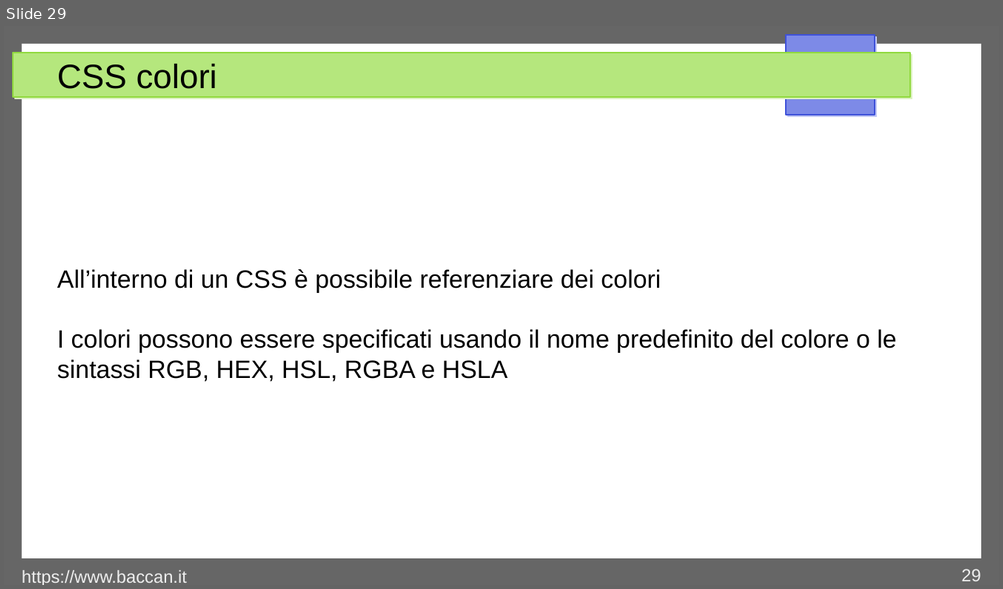
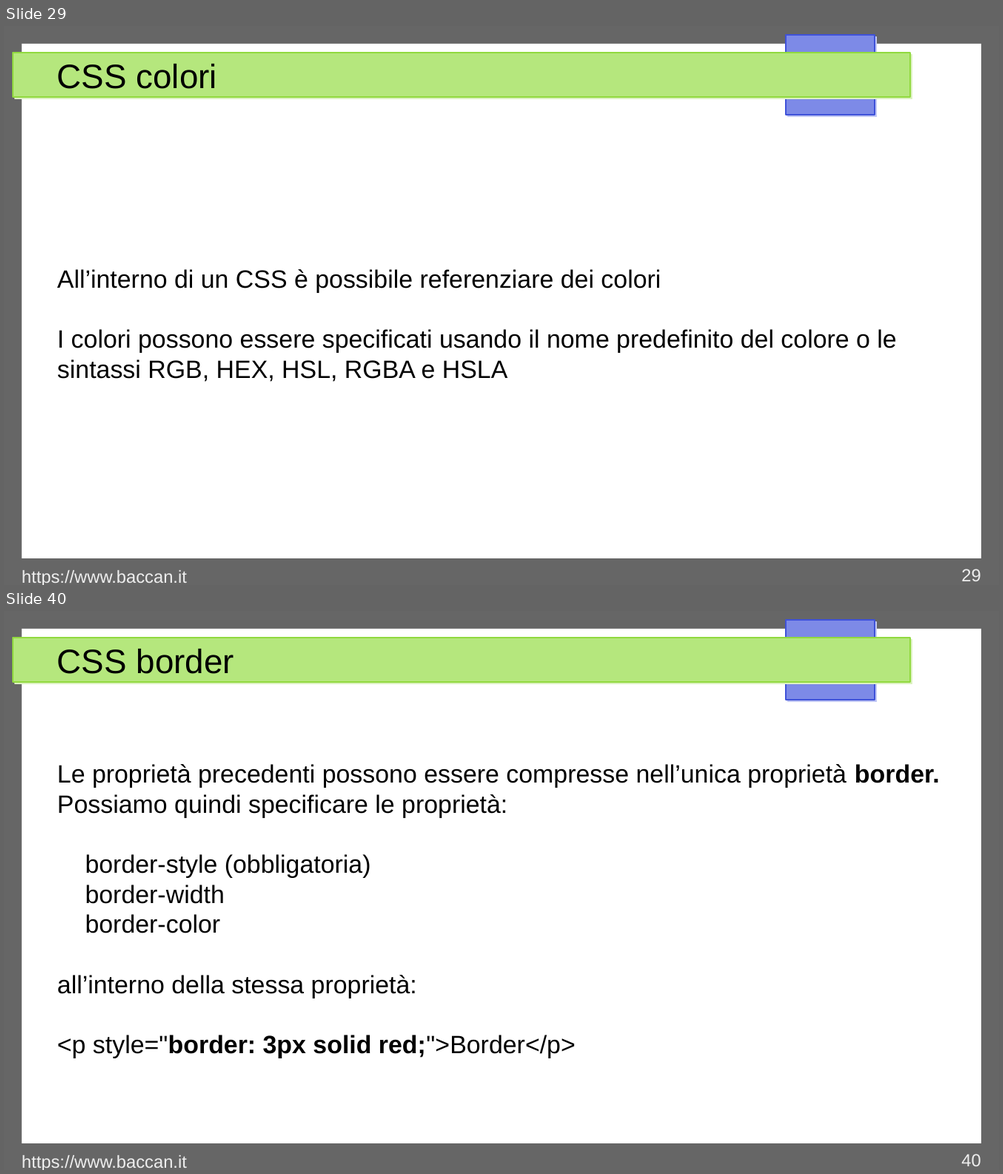
Before and after one commit to matteobaccan/CorsoCSS, a slide deck: Chapter_css.odp. Shown one above the other, each under a label of ours: slide 29 before the commit, slides 29 and 40 after it; the slides between them are not shown. The pictures are 1003x589 and 1003x1174 pixels, drawn with LibreOffice and Linux fonts; fonts in the diff are those of the drawing. Boxes give left, top, right and bottom in pixels: in the first picture for what was removed or moved away, otherwise in the second. Text is boxed around its words. In the diff, an @@ line names an element or a change of style, - is before the commit and + after.

Commit message:
Border, padding e margin

```diff
--- a/Chapter_css.odp
+++ b/Chapter_css.odp
@@ slide 40 added at (x1=4, y1=611, x2=999, y2=1170), background #FFFFFF; not listed: 4 template elements that a slide beside it also shows @@
@@ title added at (x1=57, y1=649, x2=234, y2=674), 27 pt, text #000000 @@
+CSS border
@@ text added at (x1=57, y1=764, x2=939, y2=1059), 20 pt, text #000000 @@
+Le proprietà precedenti possono essere compresse nell’unica proprietà border.
+Possiamo quindi specificare le proprietà:
+border-style (obbligatoria)
+border-width
+border-color
+all’interno della stessa proprietà:
+<p style="border: 3px solid red;">Border</p>
@@ text added at (x1=22, y1=1156, x2=187, y2=1170), 14 pt, text #EEEEEE @@
+https://www.baccan.it
@@ page number added at (x1=961, y1=1154, x2=980, y2=1167), 14 pt, text #EEEEEE @@
+40
```
Also in this commit, not shown: 4 slides changed, 10 other slides added, 10 other files.
